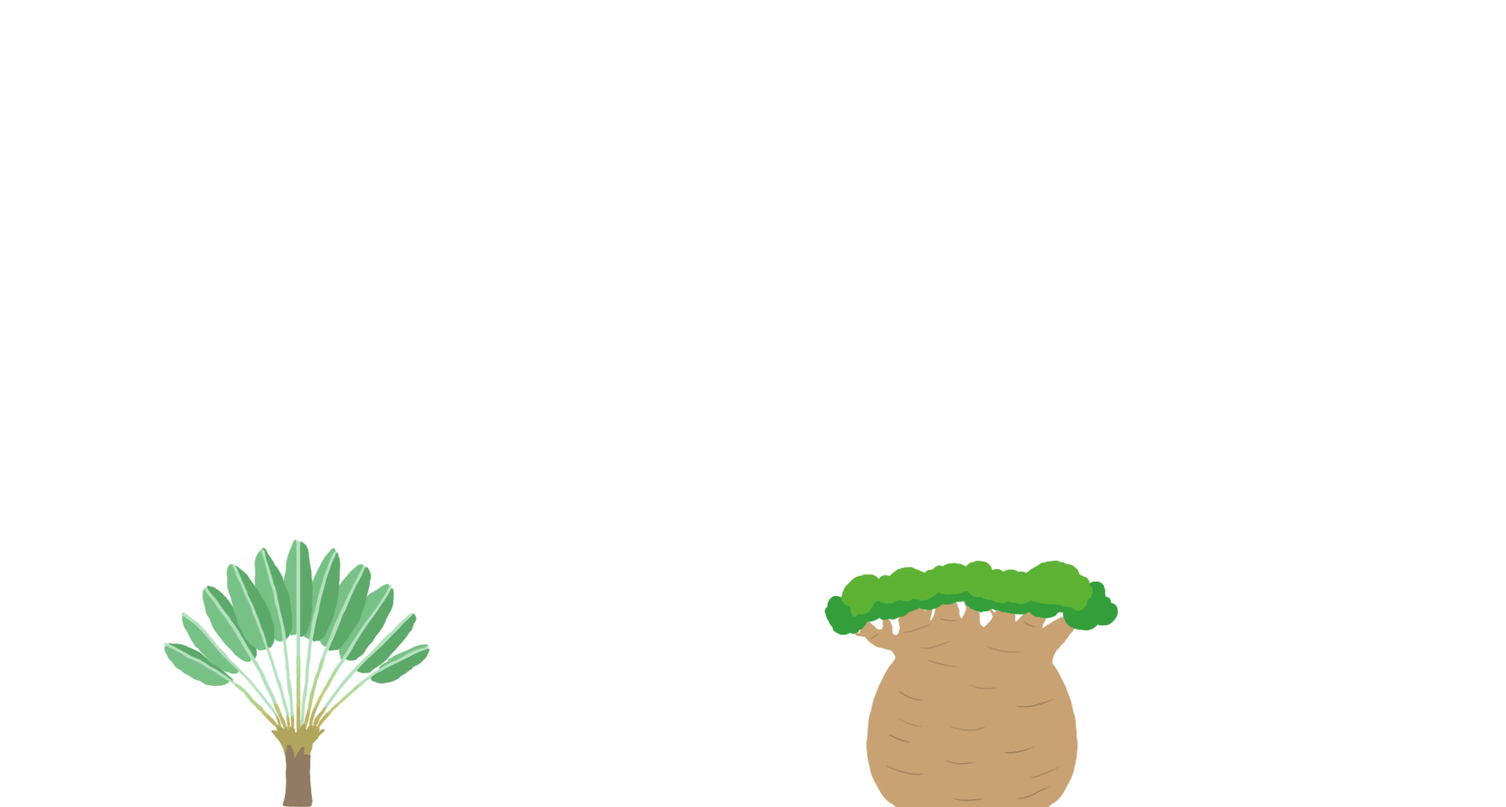
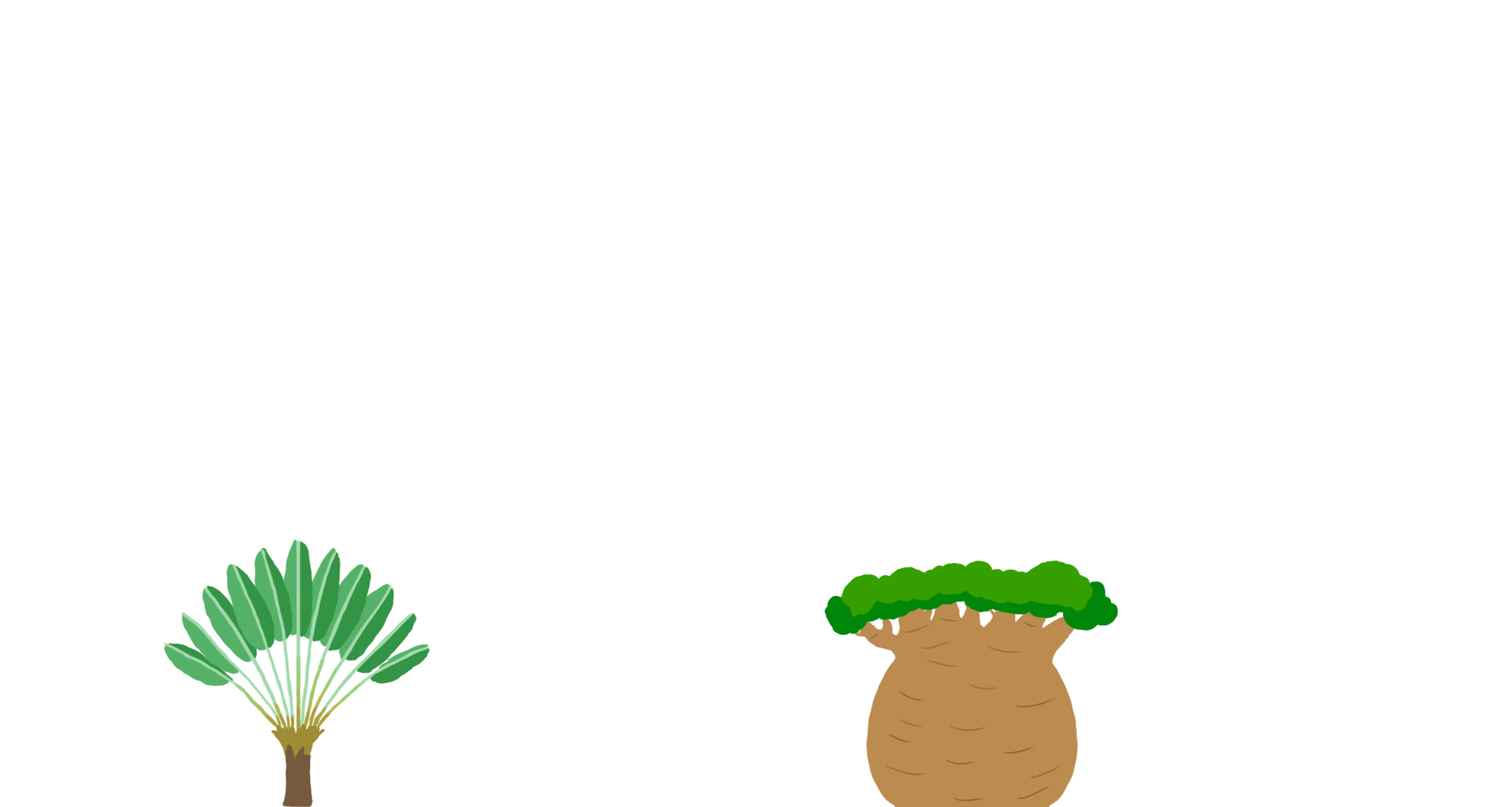
Layered file, before and after one edit (w=1506, h=807). Changes by layer:
hid "Calque 5" over [163, 539, 1119, 807]
